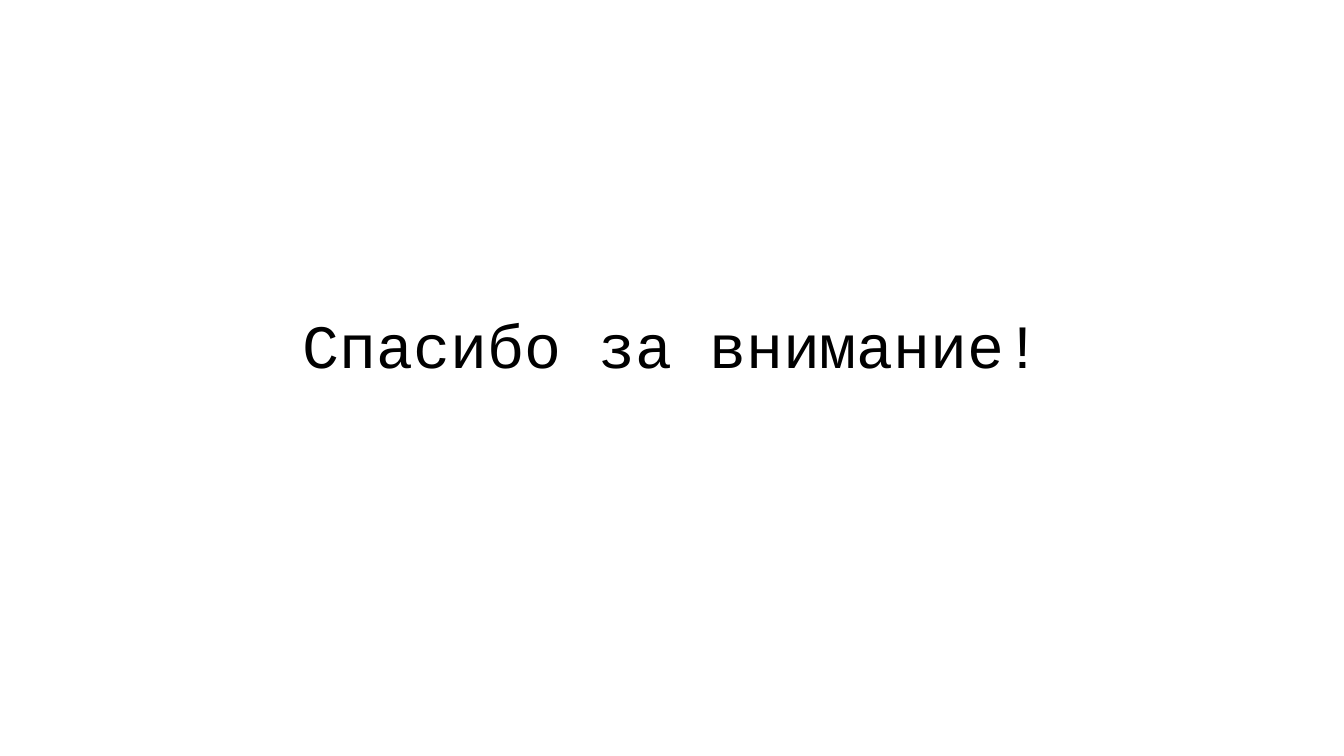
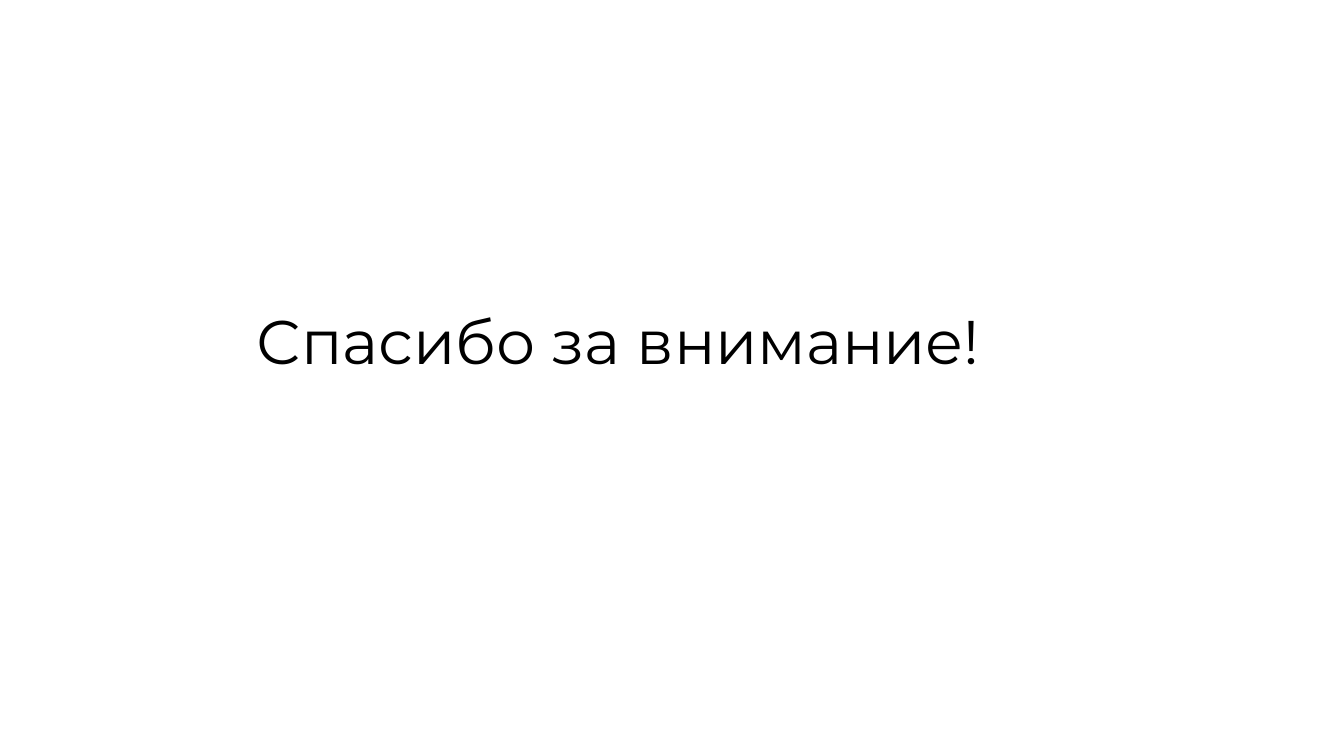
Before and after one commit to vafeenLabs/coursework-report_6-semester, a slide deck: slide 13 of Vafeen_3_61_presentation.pptx. Drawn at 1344x756 pixels with LibreOffice and Linux fonts; fonts in the diff are those of the drawing. Boxes give left, top, right and bottom in pixels: in the first picture for what was removed or moved away, otherwise in the second. Text is boxed around its words. In the diff, an @@ line names an element or a change of style, - is before the commit and + after.

```diff
--- a/Vafeen_3_61_presentation.pptx
+++ b/Vafeen_3_61_presentation.pptx
@@ title "Спасибо за внимание!": place and size @@
-title "Спасибо за внимание!" at <box>303,324,1041,369</box>
+title "Спасибо за внимание!" at <box>257,317,980,365</box>
@@ title "Спасибо за внимание!" at <box>257,317,980,365</box>: font Courier New to Montserrat @@
```
Also in this commit, not shown: 11 other slides changed, 1 slide added, 1 slide removed, 1 other file.
